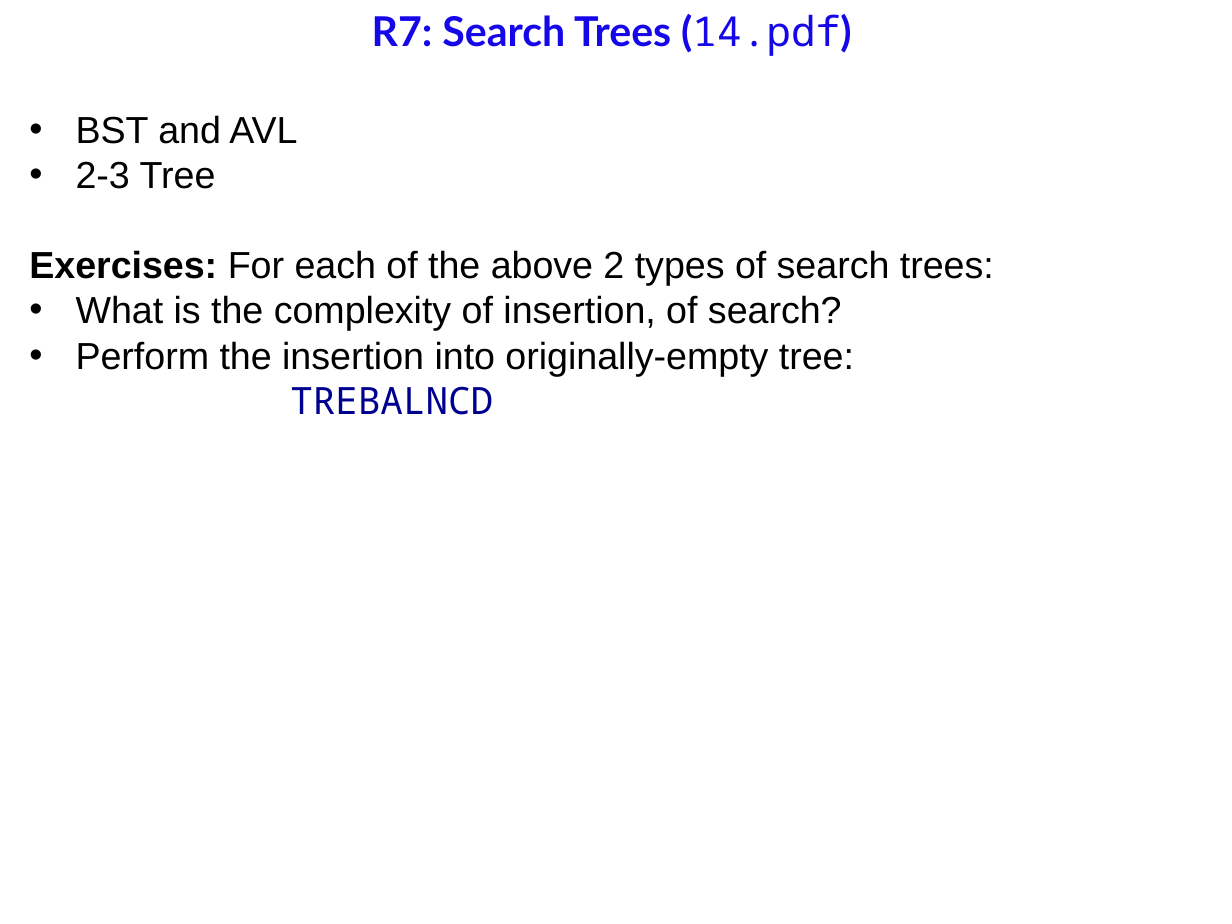
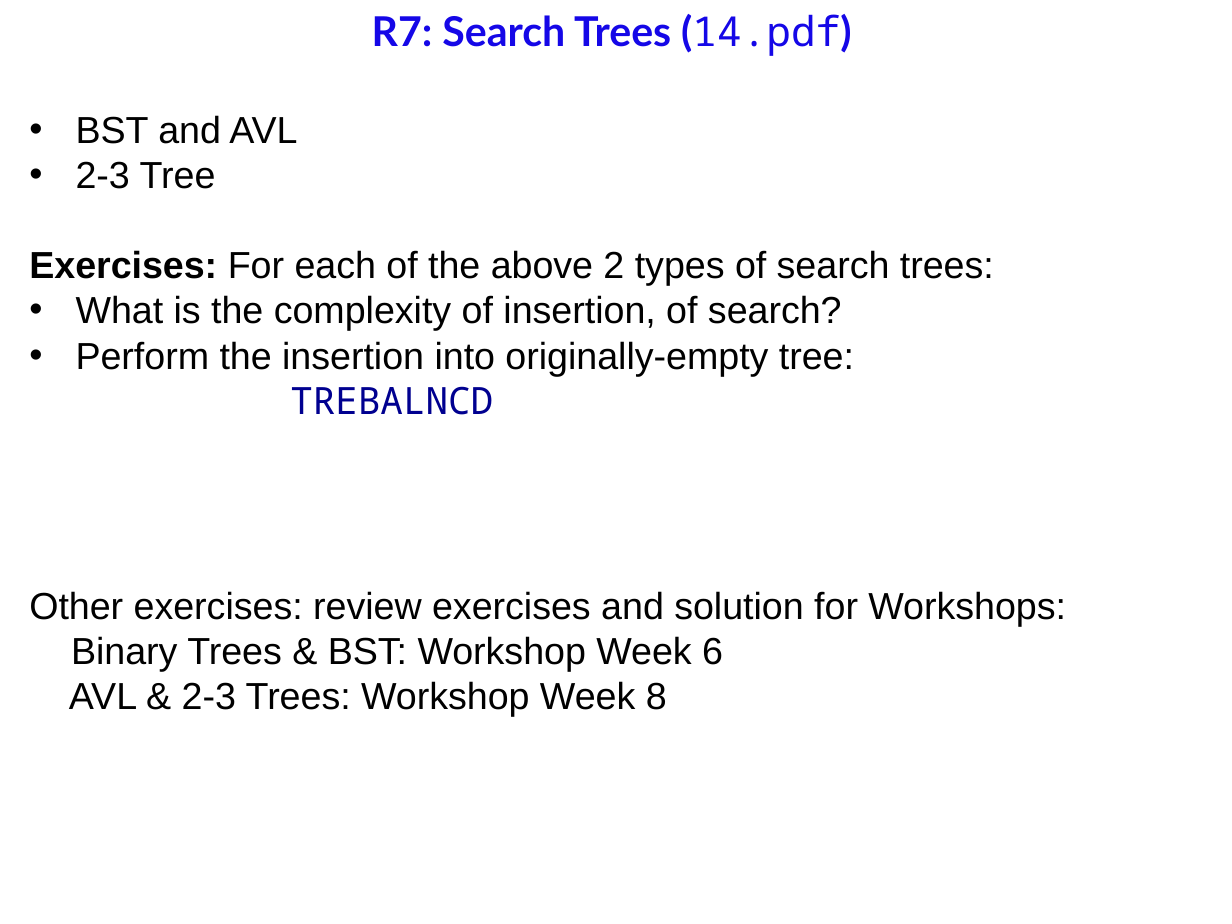
Before and after one commit to anhvir/c207, a slide deck: slide 16 of ws10.pptx. Drawn at 1232x924 pixels with LibreOffice and Linux fonts; fonts in the diff are those of the drawing; background and template pictures are left out. Boxes give left, top, right and bottom in pixels: in the first picture for what was removed or moved away, otherwise in the second. Text is boxed around its words. In the diff, an @@ line names an element or a change of style, - is before the commit and + after.

Commit message:
Week 10 Version 2

```diff
--- a/ws10.pptx
+++ b/ws10.pptx
@@ text added at [29, 591, 1066, 716], 22 pt, text #000000 @@
+Other exercises: review exercises and solution for Workshops:
+Binary Trees & BST: Workshop Week 6
+AVL & 2-3 Trees: Workshop Week 8
```
Also in this commit, not shown: 18 other slides changed, 1 other file.
